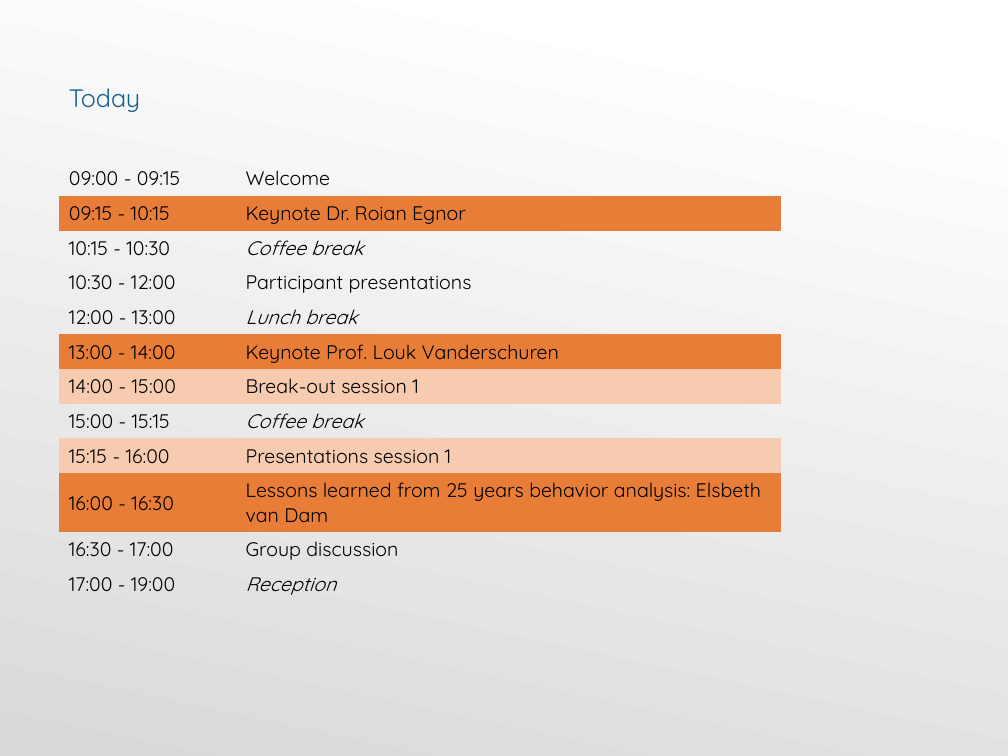
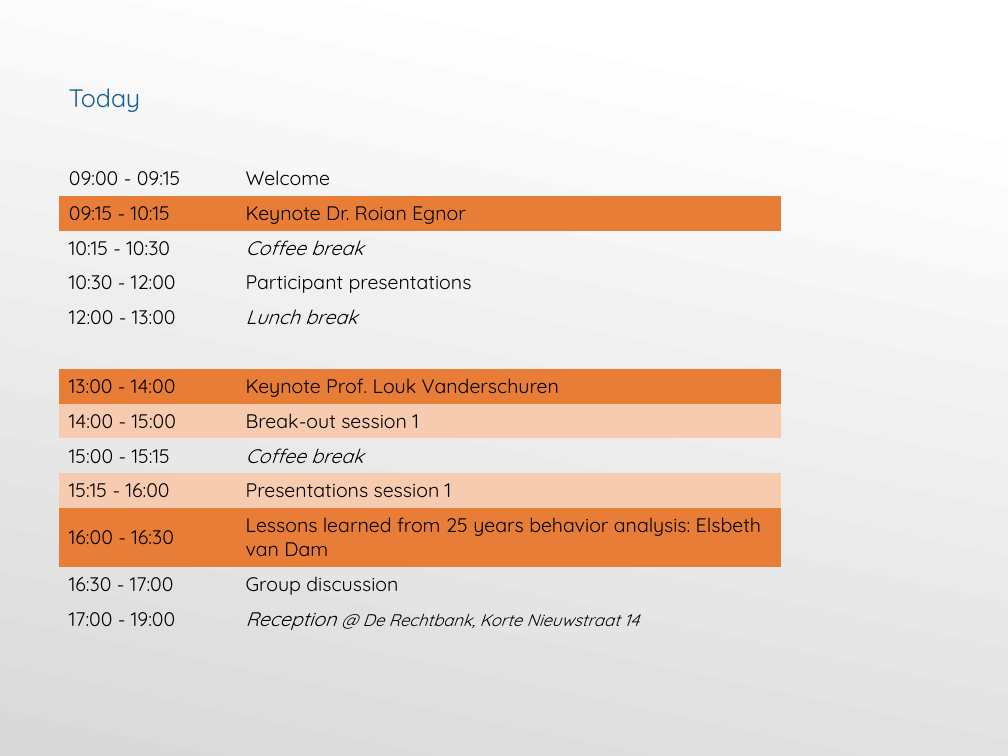
Before and after one commit to bafa2017/bafa2017.github.io, a slide deck: slide 3 of downloads/BAFA_Welcome_Thursday.pptx. Drawn at 1008x756 pixels with LibreOffice and Linux fonts; fonts in the diff are those of the drawing; background and template pictures are left out. Boxes give left, top, right and bottom in pixels: in the first picture for what was removed or moved away, otherwise in the second. Text is boxed around its words. In the diff, an @@ line names an element or a change of style, - is before the commit and + after.

```diff
--- a/downloads/BAFA_Welcome_Thursday.pptx
+++ b/downloads/BAFA_Welcome_Thursday.pptx
@@ table at <box>58,161,781,634</box> @@
+row 6:  | 
-row 13, column 2: Reception
+row 13, column 2: Reception @ De Rechtbank, Korte Nieuwstraat 14
```
Also in this commit, not shown: 1 other slide changed, 1 slide added, 1 slide removed, 3 other files.
